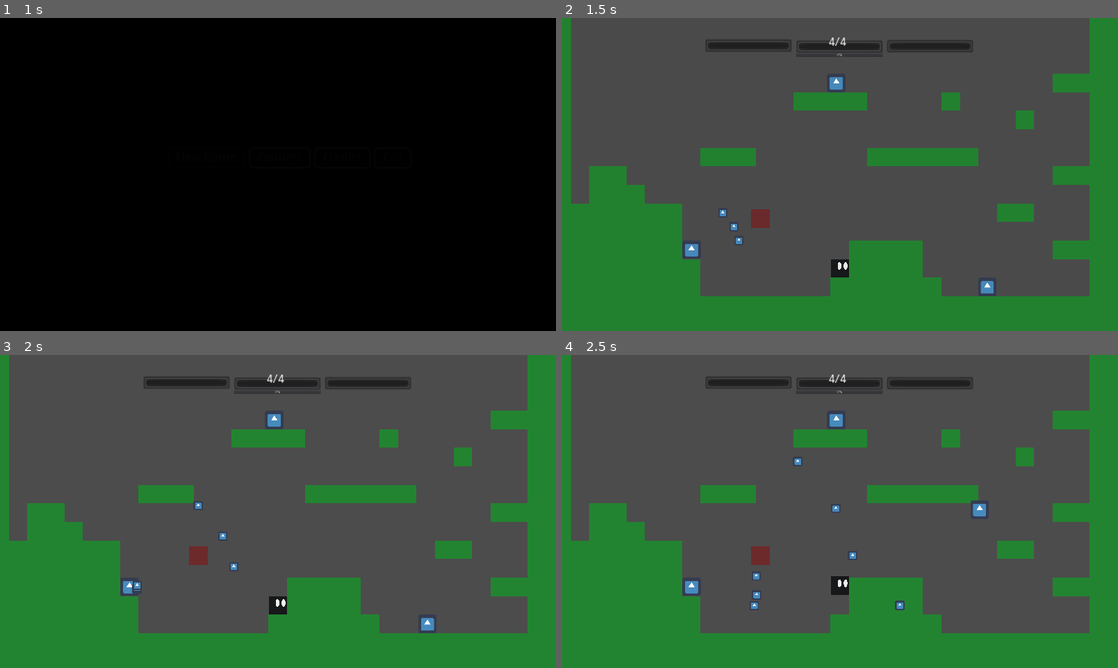
Above: before the commit, frames 1-4 (two rows, left to right).
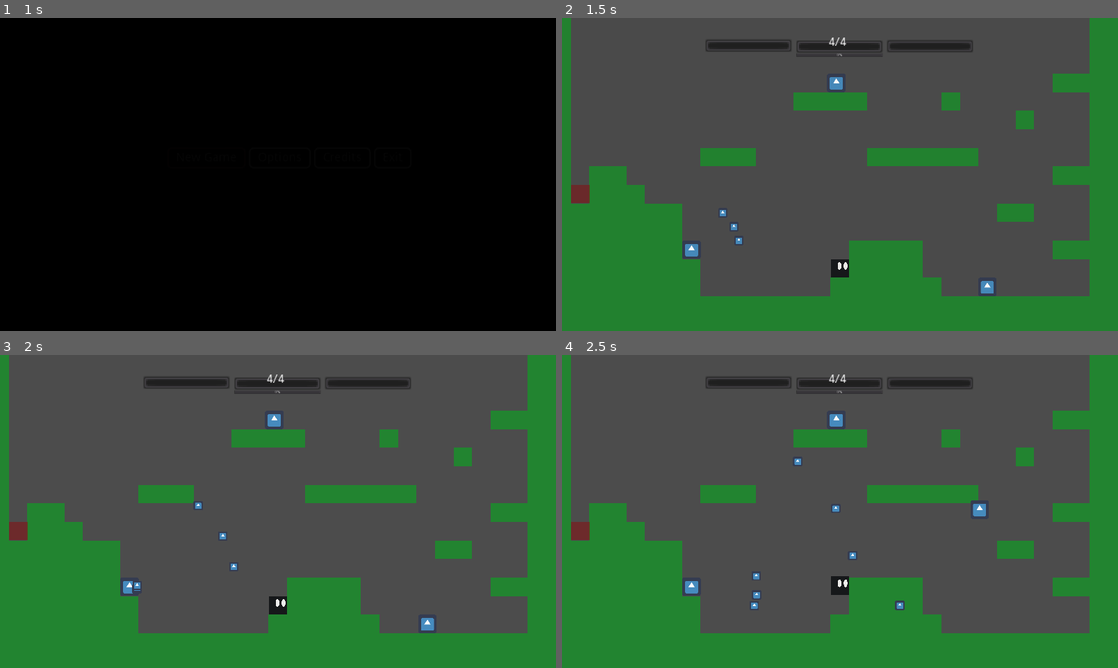
Above: after the commit, the same moments.

Repository: korvato-prime/hyperdimensional-knight
Game: Godot game, scene res://interface/TitleSceen.tscn
Same seed, same stepped clock (60 frames per second), same inputs: the game is played once before the commit and once after it. The engine's default icon, where the game draws it, is replaced by a stand-in: a white triangle on a blue panel in a dark square.
Inputs:
- Up to frame 1 (1 s): click "New Game" at 0.5 s
- Up to frame 2 (1.5 s): hold Right (ui_right) from 1.28 s (still down); hold Up (jump) from 1.28 s (still down)
- Up to frame 3 (2 s): keep holding Right (ui_right); keep holding Up (jump)
- Up to frame 4 (2.5 s): release Right (ui_right) at 2.03 s; release Up (jump) at 2.03 s; hold Down (ui_down) from 2.03 s (still down); tap Z (shoot) at 2.1 s; tap Up (jump) at 2.27, 2.3 s

Frame 1 is identical in both runs. In frame 2, 0.4% of the frame differs, in the area x 1-38%, y 53-68%; in frame 3, 0.4%; in frame 4, 0.4%.

Commit message:
Add files via upload

Diff:
--- a/levels/Level_1.tscn
+++ b/levels/Level_1.tscn
@@ -1,13 +1,14 @@
-[gd_scene load_steps=13 format=2]
+[gd_scene load_steps=14 format=2]
 
 [ext_resource path="res://levels/Level_1.gd" type="Script" id=1]
 [ext_resource path="res://levels/tiles/tiles.png" type="Texture" id=2]
 [ext_resource path="res://levels/tiles/dangerous.png" type="Texture" id=3]
 [ext_resource path="res://levels/UI.gd" type="Script" id=4]
 [ext_resource path="res://player/Player.tscn" type="PackedScene" id=5]
-[ext_resource path="res://enemies/walker/Walker.tscn" type="PackedScene" id=6]
-[ext_resource path="res://enemies/jumper/Jumper.tscn" type="PackedScene" id=7]
-[ext_resource path="res://enemies/gunner/Gunner.tscn" type="PackedScene" id=8]
+[ext_resource path="res://multiuse_resources/Hazard.tscn" type="PackedScene" id=6]
+[ext_resource path="res://enemies/walker/Walker.tscn" type="PackedScene" id=7]
+[ext_resource path="res://enemies/jumper/Jumper.tscn" type="PackedScene" id=8]
+[ext_resource path="res://enemies/gunner/Gunner.tscn" type="PackedScene" id=9]
 
 [sub_resource type="ConvexPolygonShape2D" id=1]
 points = PoolVector2Array( 0, 0, 64, 0, 64, 64, 0, 64 )
@@ -132,14 +133,16 @@
 
 [node name="Sprite" type="Sprite" parent="."]
 modulate = Color( 0.933333, 0.0823529, 0.0823529, 0.458824 )
-position = Vector2( 718.728, 757.086 )
+position = Vector2( 96.8722, 671.074 )
 texture = ExtResource( 3 )
 
-[node name="Walker" parent="." instance=ExtResource( 6 )]
+[node name="Hazard" parent="Sprite" instance=ExtResource( 6 )]
+
+[node name="Walker" parent="." instance=ExtResource( 7 )]
 position = Vector2( 961.445, 279.823 )
 
-[node name="Jumper" parent="." instance=ExtResource( 7 )]
+[node name="Jumper" parent="." instance=ExtResource( 8 )]
 position = Vector2( 1523.07, 967.959 )
 
-[node name="Thrower" parent="." instance=ExtResource( 8 )]
+[node name="Thrower" parent="." instance=ExtResource( 9 )]
 position = Vector2( 481.078, 863.464 )
Not shown, added: demos/linux/linux.rar
Not shown, added: demos/mac/WildEleven.zip
Not shown, added: demos/win/win.rar
